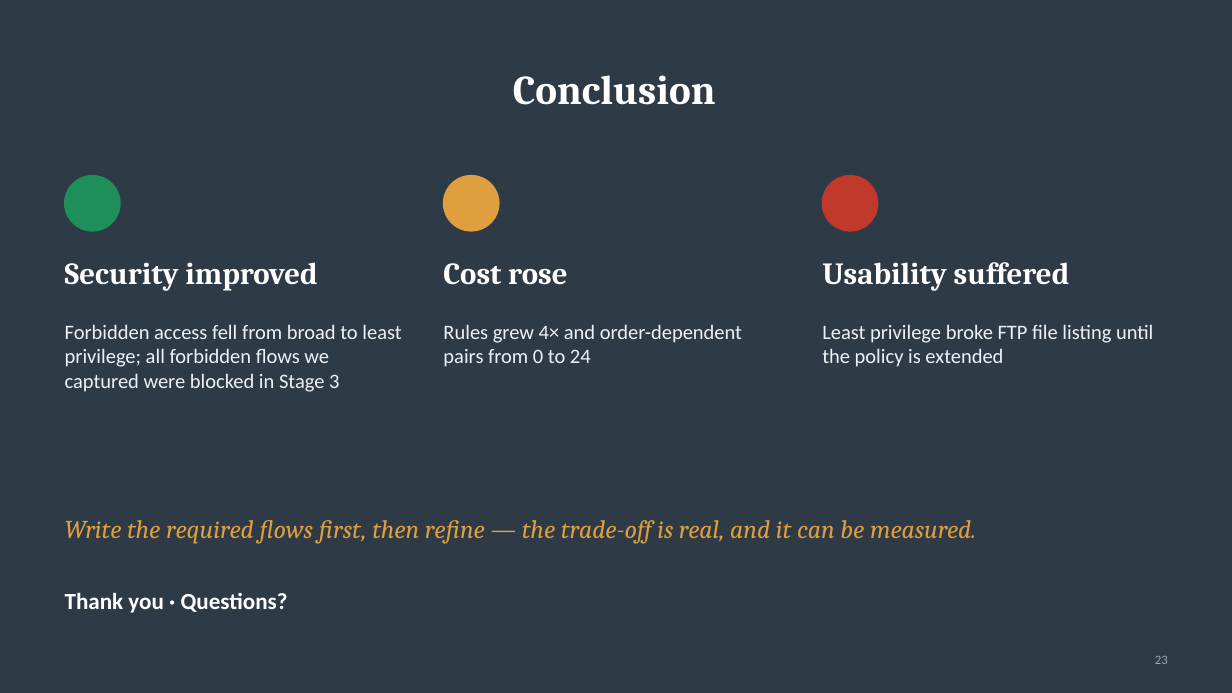
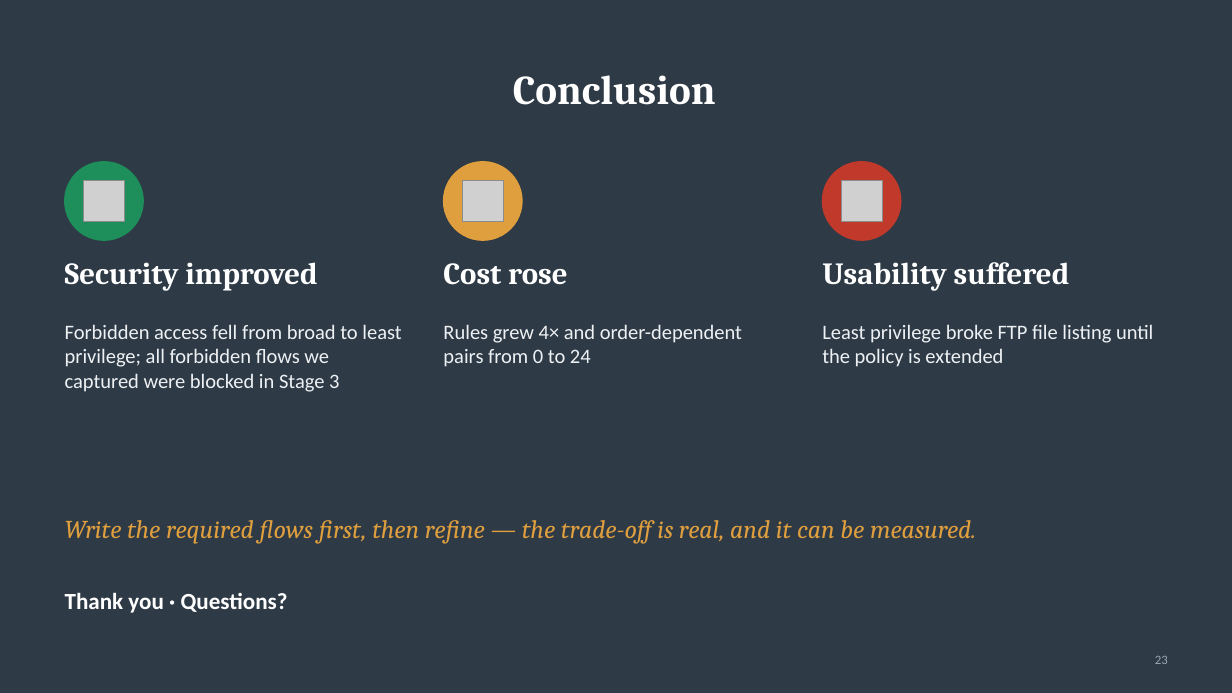
Before and after one commit to darshanpvt007-afk/firewall-policy-complexity-case-study, a slide deck: slide 23 of report/case-study-presentation.pptx. Drawn at 1232x693 pixels with LibreOffice and Linux fonts; fonts in the diff are those of the drawing; grey boxes stand for pictures. Boxes give left, top, right and bottom in pixels: in the first picture for what was removed or moved away, otherwise in the second. Text is boxed around its words. In the diff, an @@ line names an element or a change of style, - is before the commit and + after.

```diff
--- a/report/case-study-presentation.pptx
+++ b/report/case-study-presentation.pptx
@@ ellipse: place and size @@
-ellipse at (65,176,120,231)
+ellipse at (65,162,143,240)
@@ ellipse: place and size @@
-ellipse at (444,176,499,231)
+ellipse at (444,162,522,240)
@@ ellipse: place and size @@
-ellipse at (823,176,878,231)
+ellipse at (823,162,901,240)
@@ picture added at (83,180,124,221) @@
@@ picture added at (462,180,503,221) @@
@@ picture added at (841,180,882,221) @@
```
Also in this commit, not shown: 10 other slides changed, 2 other files.
